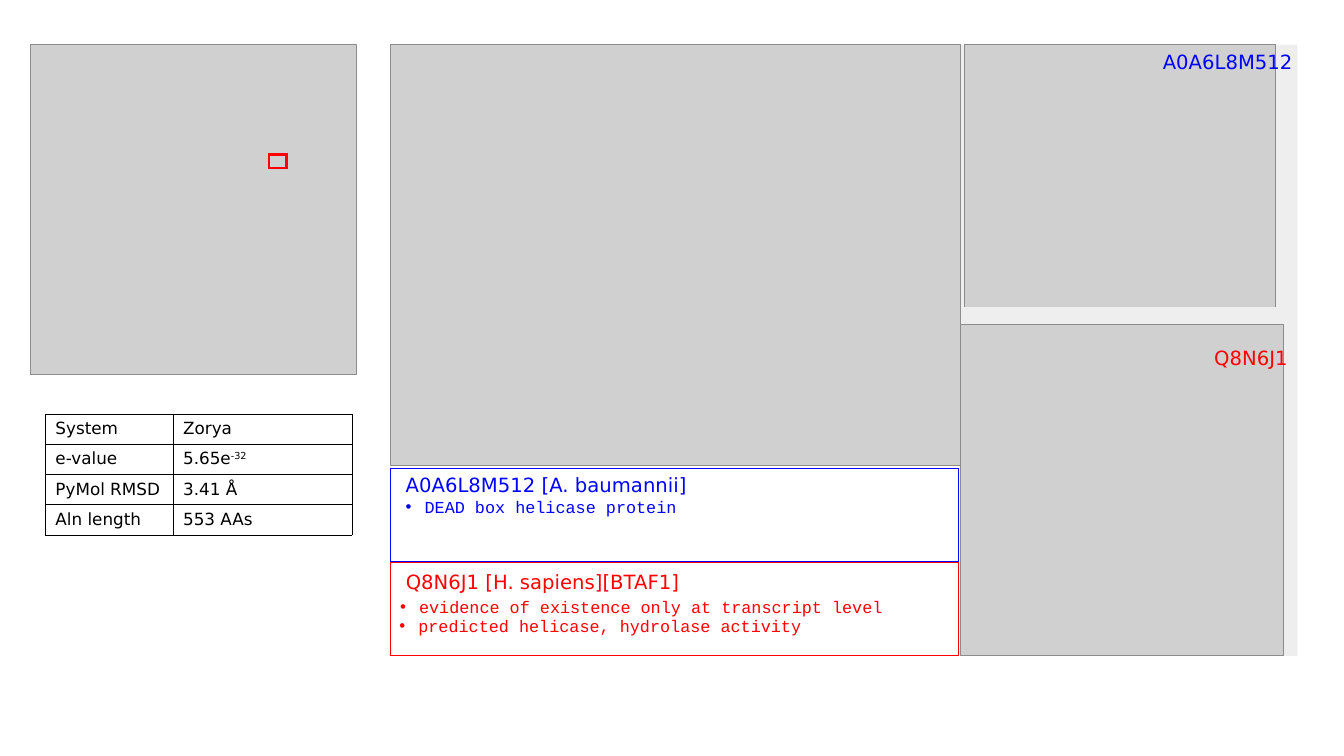
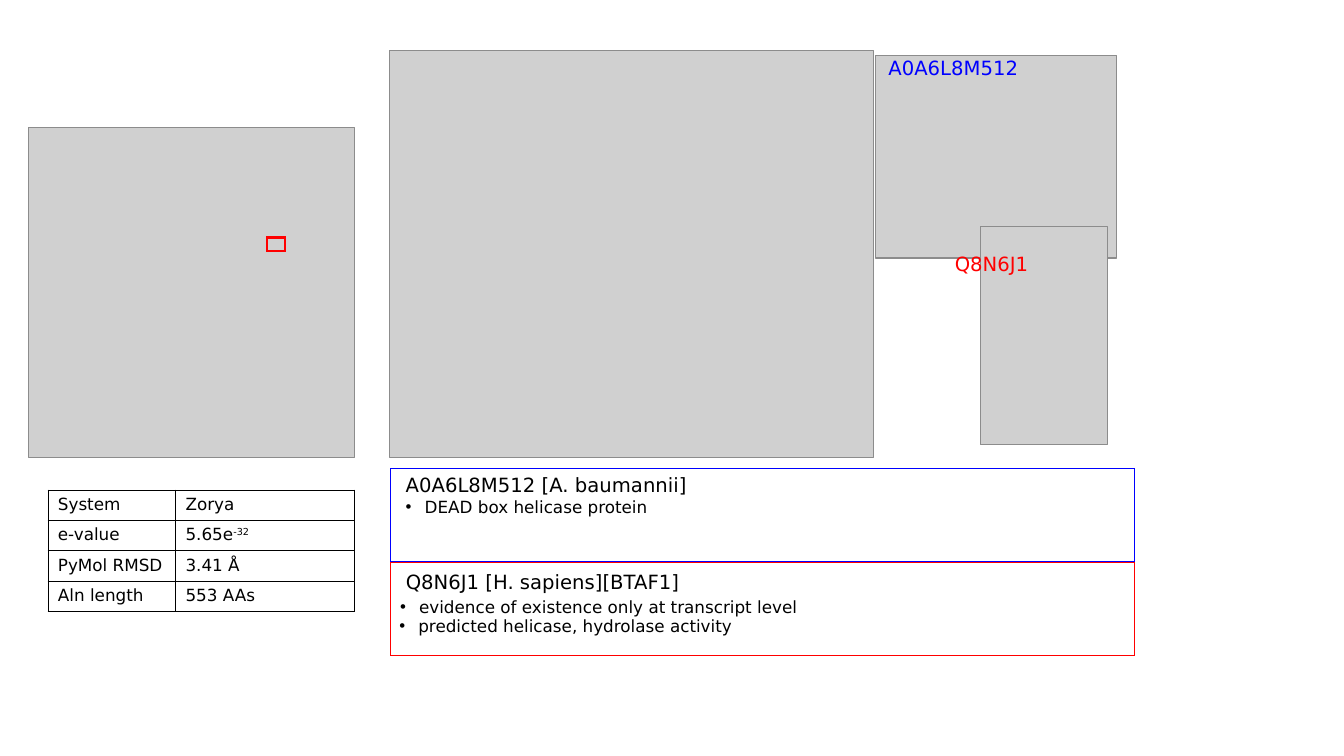
Before and after one commit to juliandeanmoran/BISSH, a slide deck: slide 10 of reports/2026-04-10_projectUpdate_2_jmoran.pptx. Drawn at 1344x756 pixels with LibreOffice and Linux fonts; fonts in the diff are those of the drawing; grey boxes stand for pictures. Boxes give left, top, right and bottom in pixels: in the first picture for what was removed or moved away, otherwise in the second. Text is boxed around its words. In the diff, an @@ line names an element or a change of style, - is before the commit and + after.

```diff
--- a/reports/2026-04-10_projectUpdate_2_jmoran.pptx
+++ b/reports/2026-04-10_projectUpdate_2_jmoran.pptx
@@ picture: place and size @@
-picture at <box>390,44,961,465</box>
+picture at <box>389,50,873,458</box>
@@ text "A0A6L8M512" rewrapped from <box>1163,53,1293,74</box> to <box>888,60,1018,76</box> @@
@@ picture added at <box>875,55,1117,258</box> @@
@@ rectangle removed at <box>961,44,1299,309</box> @@
@@ picture removed at <box>965,44,1276,308</box> @@
@@ picture: place and size @@
-picture at <box>30,44,356,374</box>
+picture at <box>29,128,355,458</box>
@@ rectangle: place and size @@
-rectangle at <box>269,154,287,167</box>
+rectangle at <box>267,238,285,251</box>
@@ picture added at <box>981,227,1108,445</box> @@
@@ text "Q8N6J1": place and size @@
-text "Q8N6J1" at <box>1214,349,1287,370</box>
+text "Q8N6J1" at <box>955,256,1028,277</box>
@@ rectangle removed at <box>961,308,1299,656</box> @@
@@ picture removed at <box>961,325,1285,655</box> @@
@@ rectangle: place and size @@
-rectangle at <box>390,468,959,561</box>
+rectangle at <box>390,468,1134,561</box>
@@ text "A0A6L8M512 [A. baumannii]" at <box>406,477,687,495</box>: text colour #0000FF to #000000 @@
@@ table: place and size @@
-table at <box>45,414,353,535</box>
+table at <box>47,490,355,611</box>
@@ text "DEAD box helicase protein" at <box>425,500,648,517</box>: font Courier New to DejaVu Sans, text colour #0000FF to #000000 @@
@@ rectangle: place and size @@
-rectangle at <box>390,563,959,655</box>
+rectangle at <box>390,563,1134,655</box>
@@ text "Q8N6J1 [H. sapiens][BTAF1]" at <box>406,574,679,593</box>: text colour #FF0000 to #000000 @@
@@ text "evidence of existence only at ..." at <box>419,600,797,617</box>: font Courier New to DejaVu Sans, text colour #FF0000 to #000000 @@
@@ text "predicted helicase, hydrolase activity" at <box>418,619,732,636</box>: font Courier New to DejaVu Sans, text colour #FF0000 to #000000 @@
```
Also in this commit, not shown: 4 other slides changed.
